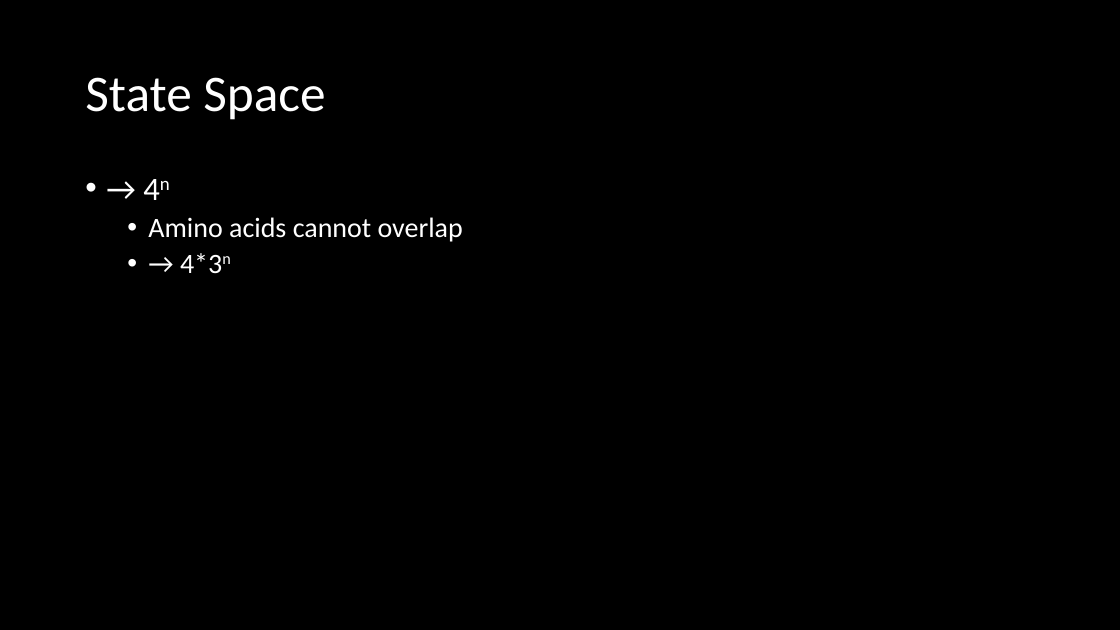
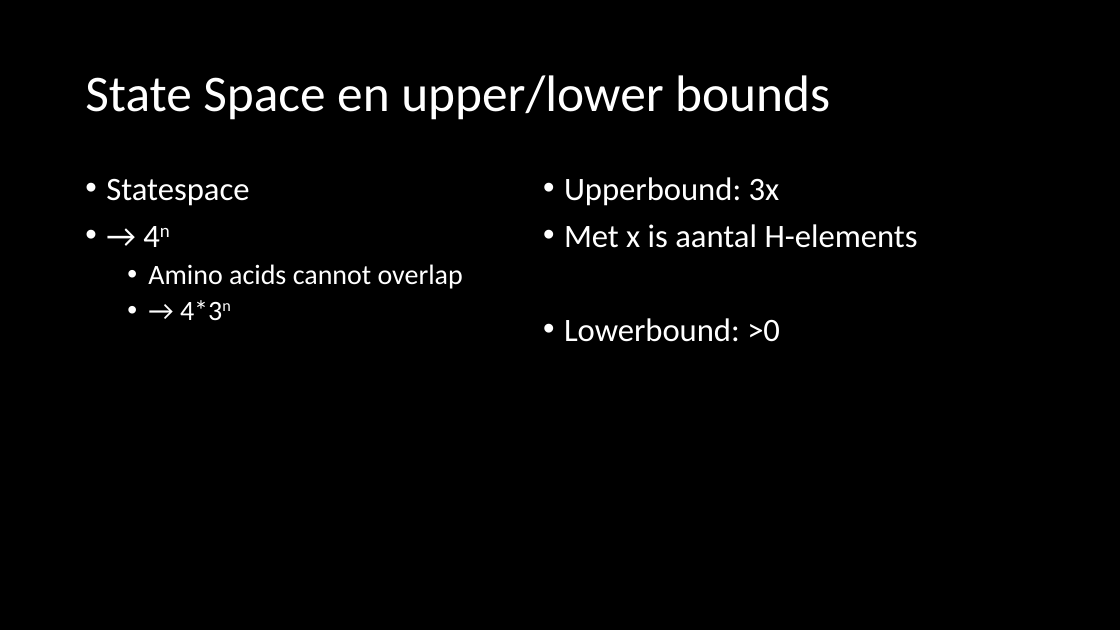
Before and after one commit to Loek21/Protein-Pow-d-er, a slide deck: slide 5 of Documentation/PPP, Week 1, Meeting 2.pptx. Drawn at 1120x630 pixels with LibreOffice and Linux fonts; fonts in the diff are those of the drawing. Boxes give left, top, right and bottom in pixels: in the first picture for what was removed or moved away, otherwise in the second. Text is boxed around its words. In the diff, an @@ line names an element or a change of style, - is before the commit and + after.

```diff
--- a/Documentation/PPP, Week 1, Meeting 2.pptx
+++ b/Documentation/PPP, Week 1, Meeting 2.pptx
@@ title at (x1=85, y1=75, x2=830, y2=120): text changed @@
-State Space
+State Space en upper/lower bounds
@@ text at (x1=106, y1=178, x2=249, y2=206): paragraph added @@
+• Statespace
@@ text added at (x1=564, y1=177, x2=918, y2=342), 28 pt, text #FFFFFF @@
+• Upperbound: 3x
+• Met x is aantal H-elements
+• Lowerbound: >0
```
Also in this commit, not shown: 2 other slides changed, 1 other file.
